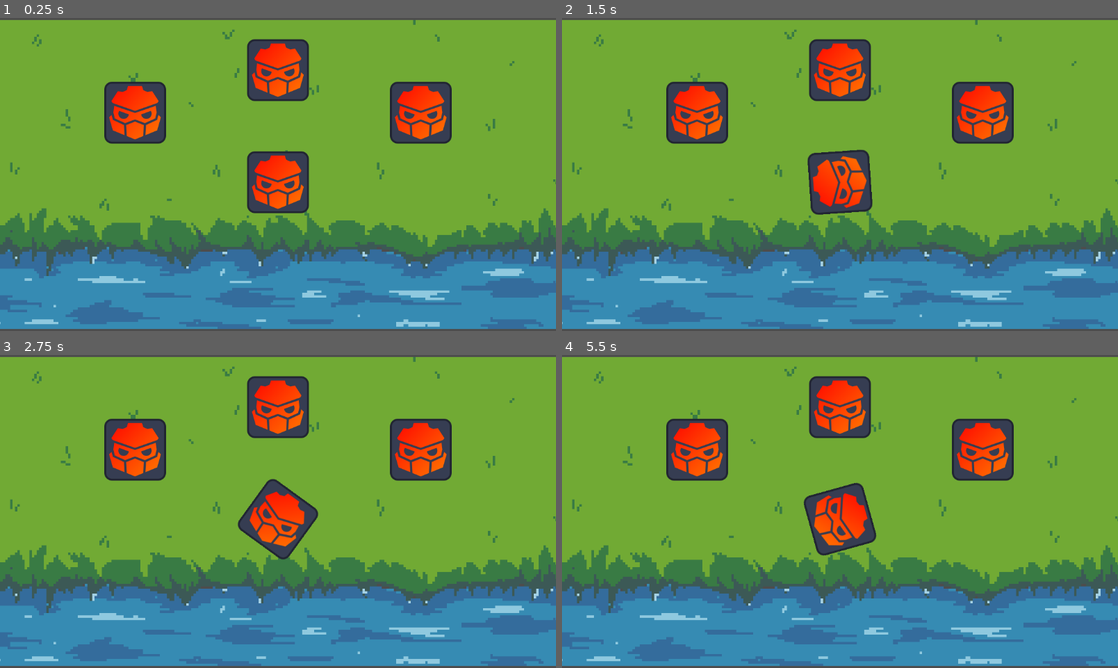
Above: before the commit, frames 1-4 (two rows, left to right).
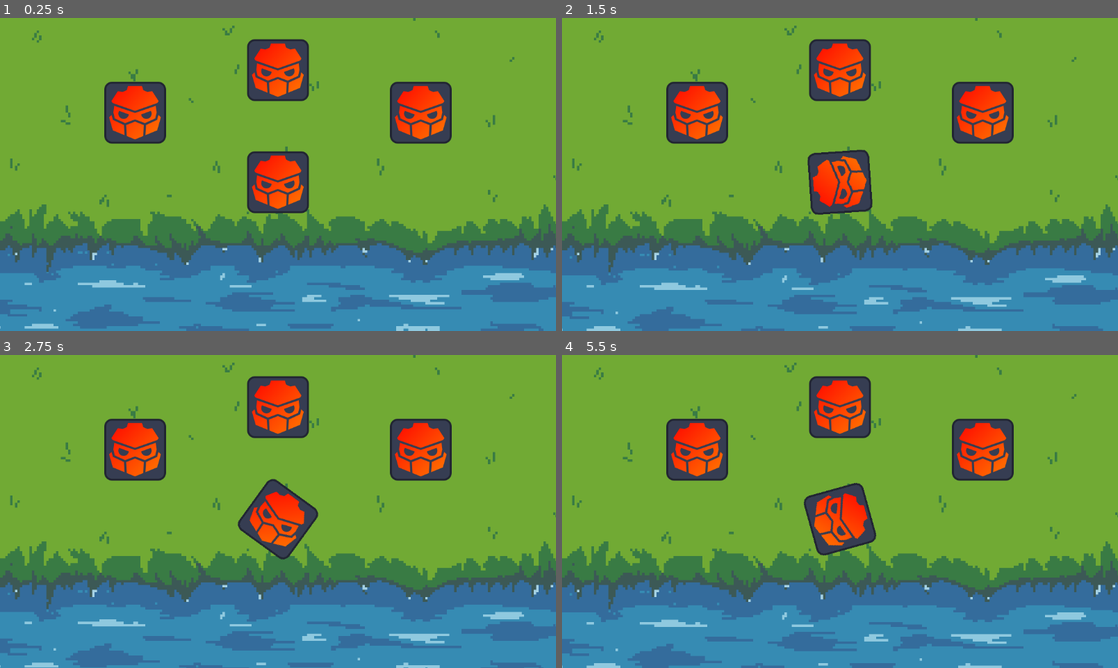
Above: after the commit, the same moments.

Repository: Sbtsu/bazuma
Game: Godot game, scene res://Escenas/nivel_base.tscn
Two runs of this game, one before a commit and one after it. Both use one fixed random seed, a clock stepped at 60 frames per second and the inputs below.
Inputs (mouse positions are in pixels of both pictures, inside the frame that each line leads up to):
- Up to frame 1 (0.25 s): no input
- Up to frame 2 (1.5 s): tap Enter at 0.5 s; move the mouse to (962, 158) at 0.52 s; tap T at 0.6, 1.35 s; click (962, 158) at 0.67 s; move the mouse to (728, 190) at 1.27 s; click (728, 190) at 1.42 s
- Up to frame 3 (2.75 s): move the mouse to (333, 442) at 2.02 s; tap T at 2.1 s; click (333, 442) at 2.17 s
- Up to frame 4 (5.5 s): move the mouse to (812, 574) at 2.77 s; tap T every 0.75 s from 2.85 to 5.1 s; click (812, 574) at 2.92 s; tap Space at 3.5 s; move the mouse to (1006, 558) at 3.52 s; click (1006, 558) at 3.67 s; move the mouse to (673, 464) at 4.27 s; click (673, 464) at 4.42 s; move the mouse to (867, 511) at 5.02 s; click (867, 511) at 5.17 s

The runs differ from the first frame. In frame 1, 11% of the frame differs, in the area x 0-100%, y 0-100%; in frame 2, 13%; in frame 3, 13%; in frame 4, 13%.

Commit message:
añadido animaciones y algunos sprites, junto con individualizacion de las basuras

Diff:
--- a/Escenas/nivel_base.tscn
+++ b/Escenas/nivel_base.tscn
@@ -9,15 +9,66 @@
 [ext_resource type="PackedScene" uid="uid://o0l43svjndx" path="res://Objetos/spawn.tscn" id="7_tynnx"]
 [ext_resource type="Texture2D" uid="uid://dtffmeait2ff5" path="res://Sprites/fondo_pasto.png" id="8_2y0c1"]
 
+[sub_resource type="Animation" id="Animation_iulyg"]
+resource_name = "lago"
+length = 2.0
+loop_mode = 1
+tracks/0/type = "value"
+tracks/0/imported = false
+tracks/0/enabled = true
+tracks/0/path = NodePath(".:position")
+tracks/0/interp = 1
+tracks/0/loop_wrap = true
+tracks/0/keys = {
+"times": PackedFloat32Array(0, 1, 2),
+"transitions": PackedFloat32Array(1, 1, 1),
+"update": 0,
+"values": [Vector2(0, 8), Vector2(0, 16), Vector2(0, 8)]
+}
+
+[sub_resource type="Animation" id="Animation_8yfv7"]
+length = 0.001
+tracks/0/type = "value"
+tracks/0/imported = false
+tracks/0/enabled = true
+tracks/0/path = NodePath(".:position")
+tracks/0/interp = 1
+tracks/0/loop_wrap = true
+tracks/0/keys = {
+"times": PackedFloat32Array(0),
+"transitions": PackedFloat32Array(1),
+"update": 0,
+"values": [Vector2(0, 8)]
+}
+
+[sub_resource type="Animation" id="Animation_ceh8w"]
+resource_name = "objetos_flotando"
+
+[sub_resource type="AnimationLibrary" id="AnimationLibrary_rjhsf"]
+_data = {
+"RESET": SubResource("Animation_8yfv7"),
+"lago": SubResource("Animation_iulyg"),
+"objetos_flotando": SubResource("Animation_ceh8w")
+}
+
 [node name="Node2D" type="Node2D"]
 
 [node name="Rio" type="Sprite2D" parent="."]
 texture_filter = 1
+position = Vector2(0, 8)
 scale = Vector2(5, 5)
 texture = ExtResource("7_6ji2b")
 
+[node name="AnimationPlayer" type="AnimationPlayer" parent="Rio"]
+libraries = {
+"": SubResource("AnimationLibrary_rjhsf")
+}
+autoplay = "lago"
+speed_scale = 0.5
+
 [node name="FondoPasto" type="Sprite2D" parent="."]
 texture_filter = 1
+position = Vector2(0, -8)
 scale = Vector2(5, 5)
 texture = ExtResource("8_2y0c1")
 
--- a/Objetos/Basuras/basura.gd
+++ b/Objetos/Basuras/basura.gd
@@ -1,8 +1,8 @@
 extends RigidBody2D
 
 var mouse = preload("res://Jugador/mouse.tscn")
-var is_clicked = false
-var on_basura = false
+@export var is_clicked = false
+@export var on_basura = false
 
 func _input(event):
 	if event is InputEventKey and event.pressed:
@@ -12,15 +12,16 @@
 		is_clicked = true
 		print("You clicked on Sprite!")
 
-func is_basura_clicked():
+func when_basura_clicked():
 	if is_clicked == true:
 		constant_force.x = 0
 		linear_velocity.x = 0
+		is_clicked = false
 		#position = get_global_mouse_position()
 		# prueba
 
 func _physics_process(delta):
-	is_basura_clicked()
+	when_basura_clicked()
 
 func _on_area_2d_area_entered(area: Area2D) -> void:
 	if area.is_in_group("aprovechable"):
@@ -40,9 +41,7 @@
 		queue_free()
 	if area.is_in_group("mouse"):
 		on_basura = true
-	else:
-		on_basura = false
 
 func _on_visible_on_screen_notifier_2d_screen_exited() -> void:
 	queue_free()
-	print("salio de la pantalla")
+	print("una basura salio de la pantalla")
--- a/Objetos/Basuras/basura.tscn
+++ /dev/null
@@ -1,27 +0,0 @@
-[gd_scene load_steps=4 format=3 uid="uid://cinl0vk3d1pwf"]
-
-[ext_resource type="Script" path="res://Objetos/Basuras/basura.gd" id="1_300us"]
-[ext_resource type="Texture2D" uid="uid://bsefy27etum0v" path="res://icon.svg" id="2_lga8w"]
-
-[sub_resource type="RectangleShape2D" id="RectangleShape2D_o20r8"]
-size = Vector2(64, 64)
-
-[node name="Basura" type="RigidBody2D" groups=["Basura"]]
-gravity_scale = 0.0
-constant_force = Vector2(-30, 0)
-script = ExtResource("1_300us")
-
-[node name="Icon" type="Sprite2D" parent="."]
-scale = Vector2(0.5, 0.5)
-texture = ExtResource("2_lga8w")
-
-[node name="Area2D" type="Area2D" parent="." groups=["Basura"]]
-
-[node name="CollisionShape2D" type="CollisionShape2D" parent="Area2D"]
-shape = SubResource("RectangleShape2D_o20r8")
-
-[node name="VisibleOnScreenNotifier2D" type="VisibleOnScreenNotifier2D" parent="."]
-scale = Vector2(3, 3)
-
-[connection signal="area_entered" from="Area2D" to="." method="_on_area_2d_area_entered"]
-[connection signal="screen_exited" from="VisibleOnScreenNotifier2D" to="." method="_on_visible_on_screen_notifier_2d_screen_exited"]
--- /dev/null
+++ b/Objetos/Basuras/basura_aprovechable_cerveza.tscn
@@ -0,0 +1,81 @@
+[gd_scene load_steps=8 format=3 uid="uid://csqri40bd5ask"]
+
+[ext_resource type="Script" path="res://Objetos/Basuras/basura.gd" id="1_rysio"]
+[ext_resource type="Texture2D" uid="uid://b4yrudcrab63x" path="res://Sprites/serbesa.png" id="2_3raao"]
+
+[sub_resource type="RectangleShape2D" id="RectangleShape2D_o20r8"]
+size = Vector2(112, 48)
+
+[sub_resource type="Animation" id="Animation_sb7na"]
+length = 0.001
+tracks/0/type = "value"
+tracks/0/imported = false
+tracks/0/enabled = true
+tracks/0/path = NodePath(".:position")
+tracks/0/interp = 1
+tracks/0/loop_wrap = true
+tracks/0/keys = {
+"times": PackedFloat32Array(0),
+"transitions": PackedFloat32Array(1),
+"update": 0,
+"values": [Vector2(0, 0)]
+}
+
+[sub_resource type="AnimationLibrary" id="AnimationLibrary_daixc"]
+_data = {
+"RESET": SubResource("Animation_sb7na")
+}
+
+[sub_resource type="Animation" id="Animation_o82d3"]
+resource_name = "flotando"
+loop_mode = 1
+tracks/0/type = "value"
+tracks/0/imported = false
+tracks/0/enabled = true
+tracks/0/path = NodePath(".:position")
+tracks/0/interp = 1
+tracks/0/loop_wrap = true
+tracks/0/keys = {
+"times": PackedFloat32Array(0, 0.5, 1),
+"transitions": PackedFloat32Array(1, 1, 1),
+"update": 0,
+"values": [Vector2(0, 0), Vector2(0, -8), Vector2(0, 0)]
+}
+
+[sub_resource type="AnimationLibrary" id="AnimationLibrary_yw0f5"]
+_data = {
+"flotando": SubResource("Animation_o82d3")
+}
+
+[node name="Basura" type="RigidBody2D" groups=["Basura"]]
+position = Vector2(0, 8)
+gravity_scale = 0.0
+constant_force = Vector2(-30, 0)
+script = ExtResource("1_rysio")
+
+[node name="Area2D" type="Area2D" parent="." groups=["Basura"]]
+
+[node name="CollisionShape2D" type="CollisionShape2D" parent="Area2D"]
+shape = SubResource("RectangleShape2D_o20r8")
+
+[node name="VisibleOnScreenNotifier2D" type="VisibleOnScreenNotifier2D" parent="."]
+position = Vector2(-3.09944e-06, 1.19209e-07)
+scale = Vector2(3.2, 3.2)
+
+[node name="cerveza" type="Sprite2D" parent="."]
+texture_filter = 1
+rotation = -0.785398
+scale = Vector2(3, 3)
+texture = ExtResource("2_3raao")
+
+[node name="AnimationPlayer" type="AnimationPlayer" parent="cerveza"]
+libraries = {
+"": SubResource("AnimationLibrary_daixc"),
+"objetos": SubResource("AnimationLibrary_yw0f5")
+}
+autoplay = "objetos/flotando"
+speed_scale = 0.5
+
+[connection signal="area_entered" from="Area2D" to="." method="_on_area_2d_area_entered"]
+[connection signal="screen_exited" from="VisibleOnScreenNotifier2D" to="." method="_on_visible_on_screen_notifier_2d_screen_exited"]
+[connection signal="texture_changed" from="cerveza" to="." method="_on_serbesa_texture_changed"]
--- /dev/null
+++ b/Objetos/Basuras/basura_aprovechable_plastico.tscn
@@ -0,0 +1,78 @@
+[gd_scene load_steps=8 format=3 uid="uid://ci2ls50oyqtci"]
+
+[ext_resource type="Script" path="res://Objetos/Basuras/basura.gd" id="1_dk4b1"]
+[ext_resource type="Texture2D" uid="uid://bwjexpis7winw" path="res://Sprites/botella.png" id="2_xrqvd"]
+
+[sub_resource type="RectangleShape2D" id="RectangleShape2D_o20r8"]
+size = Vector2(112, 48)
+
+[sub_resource type="Animation" id="Animation_sb7na"]
+length = 0.001
+tracks/0/type = "value"
+tracks/0/imported = false
+tracks/0/enabled = true
+tracks/0/path = NodePath(".:position")
+tracks/0/interp = 1
+tracks/0/loop_wrap = true
+tracks/0/keys = {
+"times": PackedFloat32Array(0),
+"transitions": PackedFloat32Array(1),
+"update": 0,
+"values": [Vector2(0, 0)]
+}
+
+[sub_resource type="AnimationLibrary" id="AnimationLibrary_daixc"]
+_data = {
+"RESET": SubResource("Animation_sb7na")
+}
+
+[sub_resource type="Animation" id="Animation_o82d3"]
+resource_name = "flotando"
+loop_mode = 1
+tracks/0/type = "value"
+tracks/0/imported = false
+tracks/0/enabled = true
+tracks/0/path = NodePath(".:position")
+tracks/0/interp = 1
+tracks/0/loop_wrap = true
+tracks/0/keys = {
+"times": PackedFloat32Array(0, 0.5, 1),
+"transitions": PackedFloat32Array(1, 1, 1),
+"update": 0,
+"values": [Vector2(0, 0), Vector2(0, -8), Vector2(0, 0)]
+}
+
+[sub_resource type="AnimationLibrary" id="AnimationLibrary_yw0f5"]
+_data = {
+"flotando": SubResource("Animation_o82d3")
+}
+
+[node name="Basura" type="RigidBody2D" groups=["Basura"]]
+gravity_scale = 0.0
+constant_force = Vector2(-30, 0)
+script = ExtResource("1_dk4b1")
+
+[node name="Area2D" type="Area2D" parent="." groups=["Basura"]]
+
+[node name="CollisionShape2D" type="CollisionShape2D" parent="Area2D"]
+shape = SubResource("RectangleShape2D_o20r8")
+
+[node name="VisibleOnScreenNotifier2D" type="VisibleOnScreenNotifier2D" parent="."]
+position = Vector2(1.19209e-07, 1.19209e-07)
+scale = Vector2(3.2, 3.2)
+
+[node name="Botella" type="Sprite2D" parent="."]
+texture_filter = 1
+scale = Vector2(3, 3)
+texture = ExtResource("2_xrqvd")
+
+[node name="AnimationPlayer" type="AnimationPlayer" parent="Botella"]
+libraries = {
+"": SubResource("AnimationLibrary_daixc"),
+"objetos": SubResource("AnimationLibrary_yw0f5")
+}
+autoplay = "objetos/flotando"
+speed_scale = 0.5
+
+[connection signal="area_entered" from="Area2D" to="." method="_on_area_2d_area_entered"]
+[connection signal="screen_exited" from="VisibleOnScreenNotifier2D" to="." method="_on_visible_on_screen_notifier_2d_screen_exited"]
--- /dev/null
+++ b/Objetos/Basuras/basura_base.tscn
@@ -0,0 +1,76 @@
+[gd_scene load_steps=8 format=3 uid="uid://cinl0vk3d1pwf"]
+
+[ext_resource type="Script" path="res://Objetos/Basuras/basura.gd" id="1_md6ql"]
+[ext_resource type="Texture2D" uid="uid://bsefy27etum0v" path="res://icon.svg" id="2_k2c1d"]
+
+[sub_resource type="RectangleShape2D" id="RectangleShape2D_o20r8"]
+size = Vector2(64, 64)
+
+[sub_resource type="Animation" id="Animation_sb7na"]
+length = 0.001
+tracks/0/type = "value"
+tracks/0/imported = false
+tracks/0/enabled = true
+tracks/0/path = NodePath(".:position")
+tracks/0/interp = 1
+tracks/0/loop_wrap = true
+tracks/0/keys = {
+"times": PackedFloat32Array(0),
+"transitions": PackedFloat32Array(1),
+"update": 0,
+"values": [Vector2(0, 0)]
+}
+
+[sub_resource type="AnimationLibrary" id="AnimationLibrary_daixc"]
+_data = {
+"RESET": SubResource("Animation_sb7na")
+}
+
+[sub_resource type="Animation" id="Animation_o82d3"]
+resource_name = "flotando"
+loop_mode = 1
+tracks/0/type = "value"
+tracks/0/imported = false
+tracks/0/enabled = true
+tracks/0/path = NodePath(".:position")
+tracks/0/interp = 1
+tracks/0/loop_wrap = true
+tracks/0/keys = {
+"times": PackedFloat32Array(0, 0.5, 1),
+"transitions": PackedFloat32Array(1, 1, 1),
+"update": 0,
+"values": [Vector2(0, 0), Vector2(0, -8), Vector2(0, 0)]
+}
+
+[sub_resource type="AnimationLibrary" id="AnimationLibrary_yw0f5"]
+_data = {
+"flotando": SubResource("Animation_o82d3")
+}
+
+[node name="Basura" type="RigidBody2D" groups=["Basura"]]
+gravity_scale = 0.0
+constant_force = Vector2(-30, 0)
+script = ExtResource("1_md6ql")
+
+[node name="Area2D" type="Area2D" parent="." groups=["Basura"]]
+
+[node name="CollisionShape2D" type="CollisionShape2D" parent="Area2D"]
+shape = SubResource("RectangleShape2D_o20r8")
+
+[node name="VisibleOnScreenNotifier2D" type="VisibleOnScreenNotifier2D" parent="."]
+scale = Vector2(3, 3)
+
+[node name="Icon" type="Sprite2D" parent="."]
+scale = Vector2(0.5, 0.5)
+texture = ExtResource("2_k2c1d")
+
+[node name="AnimationPlayer" type="AnimationPlayer" parent="Icon"]
+libraries = {
+"": SubResource("AnimationLibrary_daixc"),
+"objetos": SubResource("AnimationLibrary_yw0f5")
+}
+autoplay = "objetos/flotando"
+speed_scale = 0.5
+
+[connection signal="area_entered" from="Area2D" to="." method="_on_area_2d_area_entered"]
+[connection signal="screen_exited" from="VisibleOnScreenNotifier2D" to="." method="_on_visible_on_screen_notifier_2d_screen_exited"]
--- /dev/null
+++ b/Objetos/Basuras/basura_organica_manzana.tscn
@@ -0,0 +1,77 @@
+[gd_scene load_steps=8 format=3 uid="uid://do8k7liwccajj"]
+
+[ext_resource type="Script" path="res://Objetos/Basuras/basura.gd" id="1_qwqpd"]
+[ext_resource type="Texture2D" uid="uid://dy03ex5um3gft" path="res://Sprites/manzana.png" id="2_nnl4x"]
+
+[sub_resource type="RectangleShape2D" id="RectangleShape2D_o20r8"]
+size = Vector2(64, 64)
+
+[sub_resource type="Animation" id="Animation_sb7na"]
+length = 0.001
+tracks/0/type = "value"
+tracks/0/imported = false
+tracks/0/enabled = true
+tracks/0/path = NodePath(".:position")
+tracks/0/interp = 1
+tracks/0/loop_wrap = true
+tracks/0/keys = {
+"times": PackedFloat32Array(0),
+"transitions": PackedFloat32Array(1),
+"update": 0,
+"values": [Vector2(0, 0)]
+}
+
+[sub_resource type="AnimationLibrary" id="AnimationLibrary_daixc"]
+_data = {
+"RESET": SubResource("Animation_sb7na")
+}
+
+[sub_resource type="Animation" id="Animation_o82d3"]
+resource_name = "flotando"
+loop_mode = 1
+tracks/0/type = "value"
+tracks/0/imported = false
+tracks/0/enabled = true
+tracks/0/path = NodePath(".:position")
+tracks/0/interp = 1
+tracks/0/loop_wrap = true
+tracks/0/keys = {
+"times": PackedFloat32Array(0, 0.5, 1),
+"transitions": PackedFloat32Array(1, 1, 1),
+"update": 0,
+"values": [Vector2(0, 0), Vector2(0, -8), Vector2(0, 0)]
+}
+
+[sub_resource type="AnimationLibrary" id="AnimationLibrary_yw0f5"]
+_data = {
+"flotando": SubResource("Animation_o82d3")
+}
+
+[node name="Basura" type="RigidBody2D" groups=["Basura"]]
+gravity_scale = 0.0
+constant_force = Vector2(-30, 0)
+script = ExtResource("1_qwqpd")
+
+[node name="Area2D" type="Area2D" parent="." groups=["Basura"]]
+
+[node name="CollisionShape2D" type="CollisionShape2D" parent="Area2D"]
+shape = SubResource("RectangleShape2D_o20r8")
+
+[node name="VisibleOnScreenNotifier2D" type="VisibleOnScreenNotifier2D" parent="."]
+position = Vector2(1.19209e-07, 1.19209e-07)
+scale = Vector2(3.2, 3.2)
+
+[node name="Manzana" type="Sprite2D" parent="."]
+scale = Vector2(3, 3)
+texture = ExtResource("2_nnl4x")
+
+[node name="AnimationPlayer" type="AnimationPlayer" parent="Manzana"]
+libraries = {
+"": SubResource("AnimationLibrary_daixc"),
+"objetos": SubResource("AnimationLibrary_yw0f5")
+}
+autoplay = "objetos/flotando"
+speed_scale = 0.5
+
+[connection signal="area_entered" from="Area2D" to="." method="_on_area_2d_area_entered"]
+[connection signal="screen_exited" from="VisibleOnScreenNotifier2D" to="." method="_on_visible_on_screen_notifier_2d_screen_exited"]
--- a/Objetos/Basuras/spawn_basura.gd
+++ b/Objetos/Basuras/spawn_basura.gd
@@ -1,7 +1,12 @@
 extends Area2D
 
-var basura = preload("res://Objetos/Basuras/basura.tscn")
+var basura_base = preload("res://Objetos/Basuras/basura_base.tscn")
+var basura_aprovechable_cerveza = preload("res://Objetos/Basuras/basura_aprovechable_cerveza.tscn")
+var basura_aprovechable_plastico = preload("res://Objetos/Basuras/basura_aprovechable_plastico.tscn")
+var basura_organica_manzana = preload("res://Objetos/Basuras/basura_organica_manzana.tscn")
+
 @export var maxima_basura = 0
+var random_index_basura = 0
 
 # Called when the node enters the scene tree for the first time.
 func _ready() -> void:
@@ -9,14 +14,42 @@
 
 # Called every frame. 'delta' is the elapsed time since the previous frame.
 func _on_timer_timeout() -> void:
+	var random_index_basura = randi() % 3
+	print(random_index_basura)
 	if Global.cantidad_basura < maxima_basura:
-		inst_basura(Vector2(randi() % 768, randi() % 64))
+		if random_index_basura == 0:
+			inst_basura_organica_manzana(Vector2(randi() % 768, randi() % 64))
+		elif random_index_basura == 1:
+			inst_basura_aprovechable_plastico(Vector2(randi() % 768, randi() % 64))
+		elif random_index_basura == 2:
+			inst_basura_aprovechable_cerveza(Vector2(randi() % 768, randi() % 64))
 
 func inst_basura(pos):
-	var instance = basura.instantiate()
+	var instance = basura_base.instantiate()
 	instance.position = pos
 	add_child(instance)
 	Global.cantidad_basura += 1
-	print(Global.cantidad_basura)
+	print("el numero actual de basura en la escena es: ", Global.cantidad_basura)
+
+func inst_basura_aprovechable_plastico(pos):
+	var instance = basura_aprovechable_plastico.instantiate()
+	instance.position = pos
+	add_child(instance)
+	Global.cantidad_basura += 1
+	print("el numero actual de basuras en la escena es: ", Global.cantidad_basura)
+
+func inst_basura_aprovechable_cerveza(pos):
+	var instance = basura_aprovechable_cerveza.instantiate()
+	instance.position = pos
+	add_child(instance)
+	Global.cantidad_basura += 1
+	print("el numero actual de basuras en la escena es: ", Global.cantidad_basura)
+
+func inst_basura_organica_manzana(pos):
+	var instance = basura_organica_manzana.instantiate()
+	instance.position = pos
+	add_child(instance)
+	Global.cantidad_basura += 1
+	print("el numero actual de basuras en la escena es: ", Global.cantidad_basura)
 
 # en este momento estamos resolviendo que las basuras se individualicen del area2d
--- a/project.godot
+++ b/project.godot
@@ -35,5 +35,6 @@
 
 [rendering]
 
+textures/canvas_textures/default_texture_filter=0
 renderer/rendering_method="mobile"
 textures/vram_compression/import_etc2_astc=true
Not shown: 1 places in Escenas/nivel_base.tscn that only renumber resources
Binary file added: Sprites/botella.png
Not shown, added: Sprites/botella.png.import
Binary file changed: Sprites/fondo_agua.png
Binary file added: Sprites/manzana.png
Not shown, added: Sprites/manzana.png.import
Binary file added: Sprites/serbesa.png
Not shown, added: Sprites/serbesa.png.import
